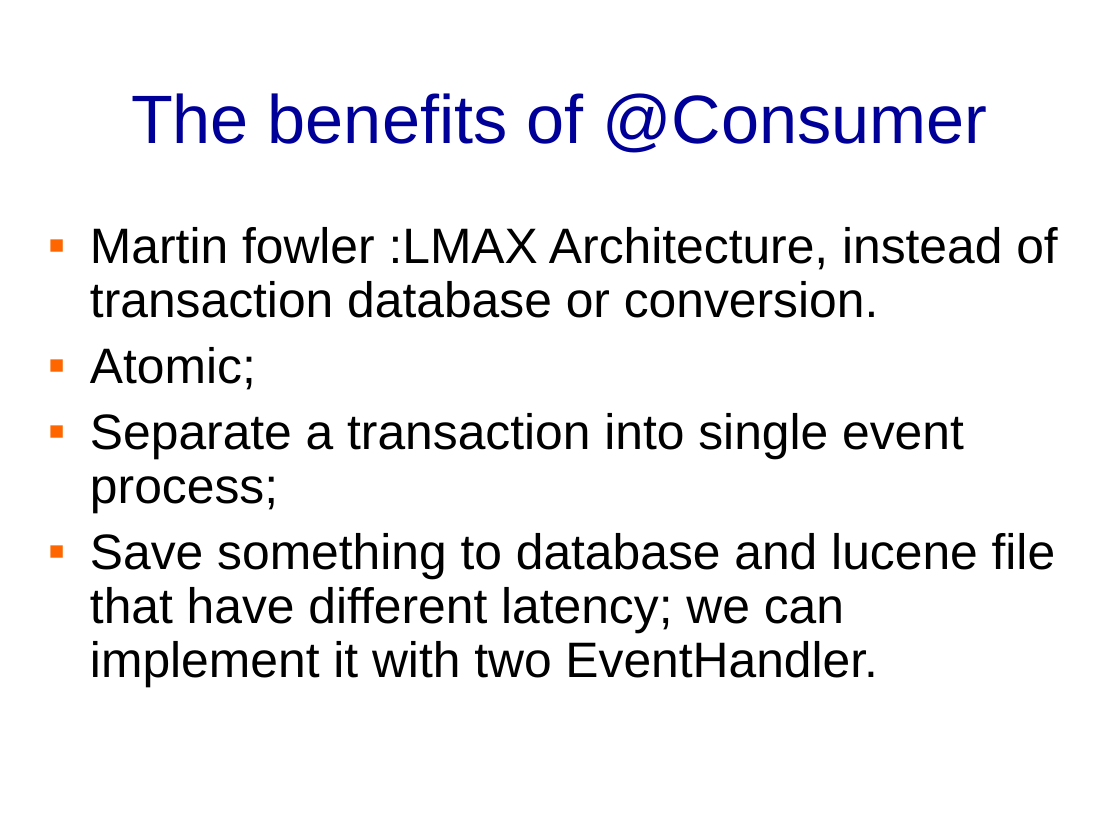
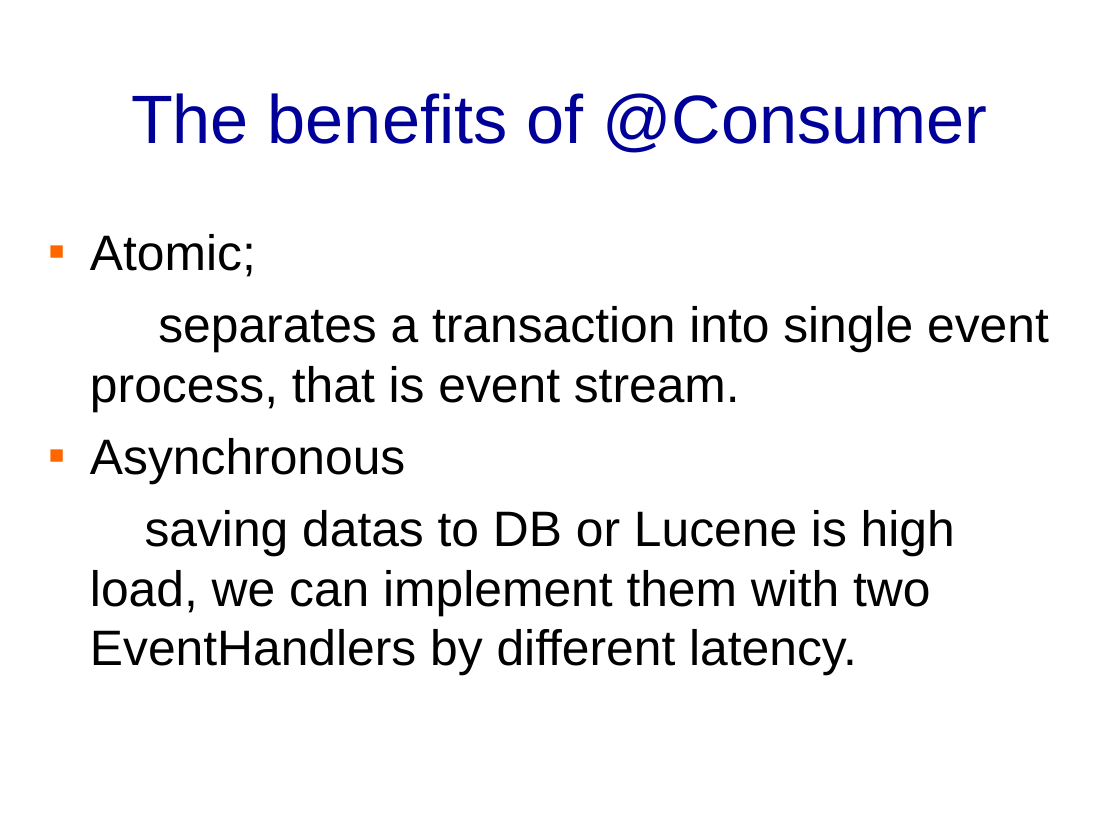
Before and after one commit to banq/jdonframework, a slide deck: slide 28 of doc/english/JdonFramework.ppt (slide 25 before the commit). Drawn at 1120x840 pixels with LibreOffice and Linux fonts; fonts in the diff are those of the drawing; background and template pictures are left out. Boxes give left, top, right and bottom in pixels: in the first picture for what was removed or moved away, otherwise in the second. Text is boxed around its words. In the diff, an @@ line names an element or a change of style, - is before the commit and + after.

```diff
--- a/doc/english/JdonFramework.ppt
+++ b/doc/english/JdonFramework.ppt
@@ text at box(90, 227, 1057, 318): paragraph removed @@
-▪ Martin fowler :LMAX Architecture, instead of transaction database or conversion.
@@ text at box(90, 234, 256, 277): line spacing 0.9 to 1 @@
@@ text at box(90, 306, 1049, 676): text changed @@
-▪ Separate a transaction into single event process;
-▪ Save something to database and lucene file that have different latency; we can implement it with two EventHandler.
+separates a transaction into single event process, that is event stream.
+▪ Asynchronous
+saving datas to DB or Lucene is high load, we can implement them with two EventHandlers by different latency.
```
Also in this commit, not shown: 22 other slides changed, 8 slides added, 17 slides removed, 2 other files.
